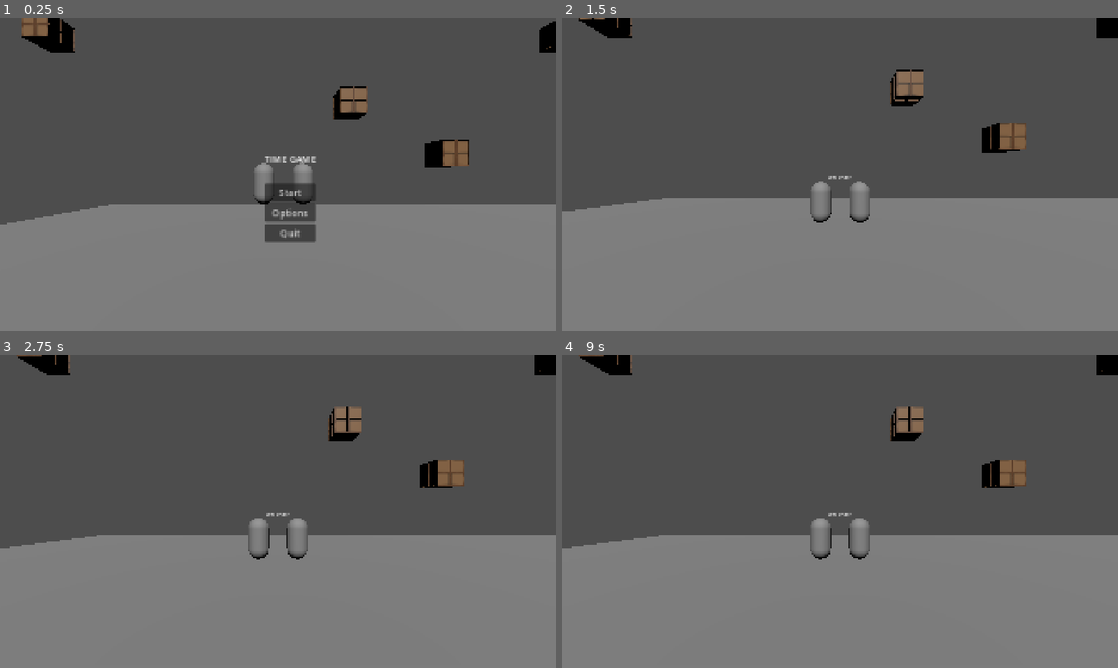
Above: before the commit, frames 1-4 (two rows, left to right).
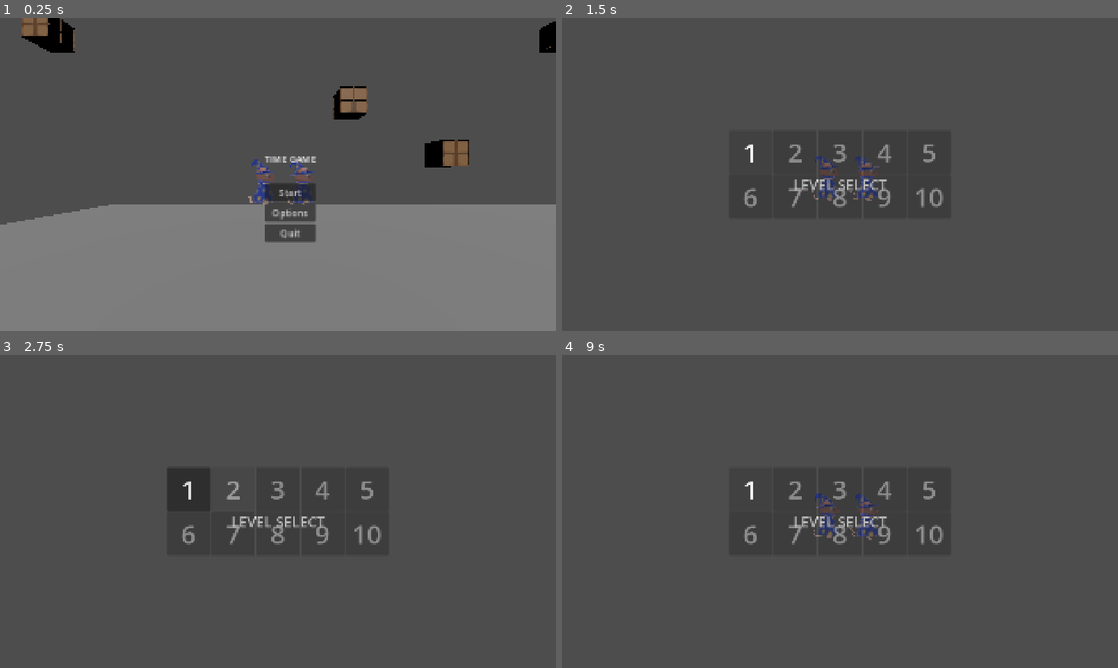
Above: after the commit, the same moments.

Repository: ARandomGuyTH/awh-rats
Game: Godot game, scene res://scenes/main/main.tscn
Two runs of this game, one before a commit and one after it. Both use one fixed random seed, a clock stepped at 60 frames per second and the inputs below.
Inputs (mouse positions are in pixels of both pictures, inside the frame that each line leads up to):
- Up to frame 1 (0.25 s): no input
- Up to frame 2 (1.5 s): click "Start" at 0.5 s; click (751, 152) at 1.25 s, where only the run after the commit has a clickable "1"
- Up to frame 3 (2.75 s): click (233, 489) at 2 s, where only the run after the commit has a clickable "2"
- Up to frame 4 (9 s): click (840, 489) at 2.75 s, where only the run after the commit has a clickable "3"; click (884, 489) at 3.5 s, where only the run after the commit has a clickable "4"; click (928, 489) at 4.25 s, where only the run after the commit has a clickable "5"; click (751, 533) at 5 s, where only the run after the commit has a clickable "6"; click (795, 533) at 5.75 s, where only the run after the commit has a clickable "7"; click (840, 533) at 6.5 s, where only the run after the commit has a clickable "8"; click (884, 533) at 7.25 s, where only the run after the commit has a clickable "9"; click (928, 533) at 8 s, where only the run after the commit has a clickable "10"; click (751, 489) at 8.75 s, where only the run after the commit has a clickable "1"

The runs differ from the first frame. In frame 1, 0.7% of the frame differs, in the area x 44-57%, y 45-60%; in frame 2, 45%; in frame 3, 46%, in the area x 0-100%, y 0-100%; in frame 4, 45%.

Commit message:
level menu

Diff:
--- a/scenes/Global.gd
+++ b/scenes/Global.gd
@@ -2,7 +2,8 @@
 
 var game_controller : GameController
 var t : float = 0.0
-
+var maxLevel : int = 1
+var currentLevel : int = 1
 
 var player1pos := Vector3.ZERO
 var player2pos := Vector3.ZERO
--- /dev/null
+++ b/scenes/levels/1.tscn
@@ -0,0 +1,7 @@
+[gd_scene format=3 uid="uid://dfpqqi4427h3m"]
+
+[ext_resource type="Script" uid="uid://mch6ywhqvbxs" path="res://scenes/main/resettable.gd" id="1_ie7v7"]
+
+[node name="1" type="Node3D" unique_id=1546260991]
+script = ExtResource("1_ie7v7")
+metadata/_custom_type_script = "uid://mch6ywhqvbxs"
--- a/scenes/main/main.tscn
+++ b/scenes/main/main.tscn
@@ -5,6 +5,7 @@
 [ext_resource type="Script" uid="uid://din41qm72vdjw" path="res://scenes/main/world.gd" id="2_k2fmo"]
 [ext_resource type="Script" uid="uid://bjqbg0kgrwk8d" path="res://scenes/main/camera.gd" id="3_l3cfh"]
 [ext_resource type="Script" uid="uid://mch6ywhqvbxs" path="res://scenes/main/resettable.gd" id="5_6q06x"]
+[ext_resource type="PackedScene" uid="uid://cqnb2xrxalaar" path="res://scenes/player/mouse_1.tscn" id="5_ow5a4"]
 
 [node name="GameController" type="CanvasLayer" unique_id=293849601 node_paths=PackedStringArray("world", "UI")]
 script = ExtResource("1_hyk8p")
@@ -19,13 +20,32 @@
 current = true
 script = ExtResource("3_l3cfh")
 
-[node name="Player1" parent="World" unique_id=103156709 instance=ExtResource("2_iuonh")]
+[node name="Player1" parent="World" unique_id=103156709 node_paths=PackedStringArray("model") instance=ExtResource("2_iuonh")]
 transform = Transform3D(1, 0, 0, 0, 1, 0, 0, 0, 1, 0, 1, 0)
 player = "player1"
+model = NodePath("mouse1")
 
-[node name="Player2" parent="World" unique_id=765914024 instance=ExtResource("2_iuonh")]
+[node name="mouse1" parent="World/Player1" unique_id=848837630 instance=ExtResource("5_ow5a4")]
+transform = Transform3D(-2.1855694e-08, 0, -0.5, 0, 0.5, 0, 0.5, 0, -2.1855694e-08, 0, -0.44023132, 0)
+
+[node name="Skeleton3D" parent="World/Player1/mouse1/Armature" parent_id_path=PackedInt32Array(848837630, 596943628) index="0" unique_id=1877391148]
+bones/1/rotation = Quaternion(-0.026852643, 1.08001035e-16, 1.08001035e-16, 0.9996395)
+bones/3/rotation = Quaternion(0.08645854, 1.18762934e-07, 1.0306662e-08, 0.99625546)
+bones/5/rotation = Quaternion(0.21898004, -1.1855351e-14, 5.2208907e-08, 0.97572935)
+bones/8/rotation = Quaternion(-0.44905525, 0.4648751, 0.6077417, 0.46140087)
+bones/9/rotation = Quaternion(-0.62595665, -0.0675861, 0.0020329086, 0.77692103)
+bones/10/rotation = Quaternion(-0.18684253, -0.04870533, -0.34872663, 0.9171191)
+bones/11/rotation = Quaternion(0.44905525, 0.4648751, 0.6077417, -0.46140087)
+bones/12/rotation = Quaternion(-0.62595665, 0.0675861, -0.0020329086, 0.77692103)
+bones/13/rotation = Quaternion(-0.18684252, 0.048705325, 0.3487266, 0.9171191)
+
+[node name="Player2" parent="World" unique_id=765914024 node_paths=PackedStringArray("model") instance=ExtResource("2_iuonh")]
 transform = Transform3D(1, 0, 0, 0, 1, 0, 0, 0, 1, 1.8952956, 1, 0)
 player = "player2"
+model = NodePath("mouse1")
+
+[node name="mouse1" parent="World/Player2" unique_id=1427093980 instance=ExtResource("5_ow5a4")]
+transform = Transform3D(-2.1855694e-08, 0, -0.5, 0, 0.5, 0, 0.5, 0, -2.1855694e-08, 0, -0.46063232, 0)
 
 [node name="DirectionalLight3D" type="DirectionalLight3D" parent="World" unique_id=567865195]
 transform = Transform3D(1, 0, 0, 0, 0.7086844, 0.70552564, 0, -0.70552564, 0.7086844, 0, 1, 6)
@@ -41,3 +61,6 @@
 grow_horizontal = 2
 grow_vertical = 2
 metadata/_edit_use_anchors_ = true
+
+[editable path="World/Player1/mouse1"]
+[editable path="World/Player2/mouse1"]
--- /dev/null
+++ b/scenes/menus/level-select/levelSelectButton.tscn
@@ -0,0 +1,8 @@
+[gd_scene format=3 uid="uid://c6lvkyywc7ven"]
+
+[ext_resource type="Script" uid="uid://dakl1dkek0sap" path="res://scenes/menus/level-select/level_select_button.gd" id="1_ohhy4"]
+
+[node name="LevelSelectButton" type="Button" unique_id=788538715]
+custom_minimum_size = Vector2(150, 150)
+theme_override_font_sizes/font_size = 90
+script = ExtResource("1_ohhy4")
--- /dev/null
+++ b/scenes/menus/level-select/levelSelectMenu.tscn
@@ -0,0 +1,71 @@
+[gd_scene format=3 uid="uid://j1fniitd8tks"]
+
+[ext_resource type="PackedScene" uid="uid://c6lvkyywc7ven" path="res://scenes/menus/level-select/levelSelectButton.tscn" id="1_6h8r3"]
+
+[node name="LevelSelectMenu" type="Control" unique_id=2061396682]
+layout_mode = 3
+anchors_preset = 15
+anchor_right = 1.0
+anchor_bottom = 1.0
+grow_horizontal = 2
+grow_vertical = 2
+
+[node name="Label" type="Label" parent="." unique_id=398532201]
+layout_mode = 1
+anchors_preset = 5
+anchor_left = 0.5
+anchor_right = 0.5
+offset_left = -20.0
+offset_right = 20.0
+offset_bottom = 23.0
+grow_horizontal = 2
+theme_override_font_sizes/font_size = 50
+text = "LEVEL SELECT"
+
+[node name="CenterContainer" type="CenterContainer" parent="." unique_id=1018400841]
+layout_mode = 1
+anchors_preset = 8
+anchor_left = 0.5
+anchor_top = 0.5
+anchor_right = 0.5
+anchor_bottom = 0.5
+offset_left = -75.0
+offset_top = -75.0
+offset_right = 75.0
+offset_bottom = 75.0
+grow_horizontal = 2
+grow_vertical = 2
+
+[node name="GridContainer" type="GridContainer" parent="CenterContainer" unique_id=1538394187]
+layout_mode = 2
+columns = 5
+
+[node name="LevelSelectButton2" parent="CenterContainer/GridContainer" unique_id=788538715 instance=ExtResource("1_6h8r3")]
+layout_mode = 2
+
+[node name="LevelSelectButton" parent="CenterContainer/GridContainer" unique_id=156843625 instance=ExtResource("1_6h8r3")]
+layout_mode = 2
+
+[node name="LevelSelectButton3" parent="CenterContainer/GridContainer" unique_id=230521049 instance=ExtResource("1_6h8r3")]
+layout_mode = 2
+
+[node name="LevelSelectButton4" parent="CenterContainer/GridContainer" unique_id=1318846670 instance=ExtResource("1_6h8r3")]
+layout_mode = 2
+
+[node name="LevelSelectButton5" parent="CenterContainer/GridContainer" unique_id=840287618 instance=ExtResource("1_6h8r3")]
+layout_mode = 2
+
+[node name="LevelSelectButton6" parent="CenterContainer/GridContainer" unique_id=760236267 instance=ExtResource("1_6h8r3")]
+layout_mode = 2
+
+[node name="LevelSelectButton7" parent="CenterContainer/GridContainer" unique_id=1869267217 instance=ExtResource("1_6h8r3")]
+layout_mode = 2
+
+[node name="LevelSelectButton8" parent="CenterContainer/GridContainer" unique_id=356464955 instance=ExtResource("1_6h8r3")]
+layout_mode = 2
+
+[node name="LevelSelectButton9" parent="CenterContainer/GridContainer" unique_id=772737343 instance=ExtResource("1_6h8r3")]
+layout_mode = 2
+
+[node name="LevelSelectButton10" parent="CenterContainer/GridContainer" unique_id=1622075373 instance=ExtResource("1_6h8r3")]
+layout_mode = 2
--- /dev/null
+++ b/scenes/menus/level-select/level_select_button.gd
@@ -0,0 +1,17 @@
+extends Button
+
+var level : int = 1
+var is_unlocked : bool = false
+var levelPath : String = "res://scenes/levels/"
+
+# Called when the node enters the scene tree for the first time.
+func _ready() -> void:
+	level = get_index() + 1
+	text = str(level)
+	is_unlocked = level <= Global.maxLevel
+	modulate.a = 1.0 if is_unlocked else 0.5
+
+func _pressed() -> void:
+	if is_unlocked:
+		Global.currentLevel = level
+		Global.game_controller.change_world_scene(levelPath+str(level)+ ".tscn")
--- a/scenes/menus/main-menu/main_menu.gd
+++ b/scenes/menus/main-menu/main_menu.gd
@@ -1,7 +1,7 @@
 extends Control
 
 func _on_start_button_pressed() -> void:
-	Global.game_controller.change_ui_scene("res://scenes/menus/HUD/HUD.tscn")
+	Global.game_controller.change_ui_scene("res://scenes/menus/level-select/levelSelectMenu.tscn")
 	Global.game_controller.change_world_scene("res://scenes/levels/test_level.tscn")
 
 func _on_options_button_pressed() -> void:
--- /dev/null
+++ b/scenes/player/mouse_1.gd
@@ -0,0 +1,12 @@
+class_name Model extends Node3D
+
+@onready var animationPlayer = $AnimationPlayer
+
+func run() -> void:
+	animationPlayer.play("run")
+
+func idle() -> void:
+	pass
+
+func fall() -> void:
+	pass
--- /dev/null
+++ b/scenes/player/mouse_1.tscn
@@ -0,0 +1,7 @@
+[gd_scene format=3 uid="uid://cqnb2xrxalaar"]
+
+[ext_resource type="PackedScene" uid="uid://chktex1tqh27c" path="res://assets/mouse1.glb" id="1_t07lv"]
+[ext_resource type="Script" uid="uid://cxuto6dmvex6t" path="res://scenes/player/mouse_1.gd" id="2_0eaj5"]
+
+[node name="mouse1" unique_id=848837630 instance=ExtResource("1_t07lv")]
+script = ExtResource("2_0eaj5")
--- a/scenes/player/player.gd
+++ b/scenes/player/player.gd
@@ -4,6 +4,7 @@
 enum States {IDLE, RUNNING, JUMPING, FALLING}
 
 @export var player : String
+@export var model : Model
 
 # This variable keeps track of the character's current state.
 var state: States = States.IDLE
@@ -23,15 +24,6 @@
 
 func _physics_process(delta: float) -> void:
 	Global.updatePos(player, position, velocity)
-	match state:
-		States.IDLE:
-			pass
-		States.RUNNING:
-			pass
-		States.JUMPING:
-			pass
-		States.FALLING:
-			pass
 
 	var target_dir = Vector3.ZERO
 	if Input.is_action_pressed(player + "right"):
@@ -41,13 +33,18 @@
 	# Smoothly interpolate horizontal movement direction
 	var direction : Vector3 = lerp(velocity.normalized(), target_dir, lerp_speed * 0.9)
 	if (direction.length() <= 0.4):
+		model.idle()
 		direction = Vector3.ZERO
+	else:
+		model.run()
+	model.look_at(model.global_position + target_dir, Vector3.UP)
 	# Apply movement
 	velocity.x = direction.x * SPEED * delta
 	velocity.z = direction.z * SPEED * delta
 
 	# Add the gravity.
 	if not is_on_floor():
+		model.fall()
 		velocity += get_gravity() * delta
 
 	# Handle jump.
--- a/scenes/player/player.tscn
+++ b/scenes/player/player.tscn
@@ -4,13 +4,8 @@
 
 [sub_resource type="CapsuleShape3D" id="CapsuleShape3D_8afob"]
 
-[sub_resource type="CapsuleMesh" id="CapsuleMesh_8afob"]
-
 [node name="Player" type="CharacterBody3D" unique_id=1168755736]
 script = ExtResource("1_8afob")
 
 [node name="CollisionShape2D" type="CollisionShape3D" parent="." unique_id=2112383558]
 shape = SubResource("CapsuleShape3D_8afob")
-
-[node name="MeshInstance3D" type="MeshInstance3D" parent="." unique_id=1120243628]
-mesh = SubResource("CapsuleMesh_8afob")
Not shown, added: assets/mouse1.blend.import
Not shown, added: assets/mouse1.glb.import
Binary file added: assets/plank.glb
Not shown, added: assets/plank.glb.import
Renamed: assets/Box_box.png -> assets/textures/Box_box.png
Not shown, added: assets/textures/Box_box.png.import
Binary file added: assets/textures/mouse1_tex_mouse1.png
Not shown, added: assets/textures/mouse1_tex_mouse1.png.import
Binary file added: assets/textures/plank_plank.png
Not shown, added: assets/textures/plank_plank.png.import
Binary file added: assets/textures/tex_mouse1.png
Not shown, changed: assets/textures/tex_mouse1.png.import
(and 2 more such lines)
